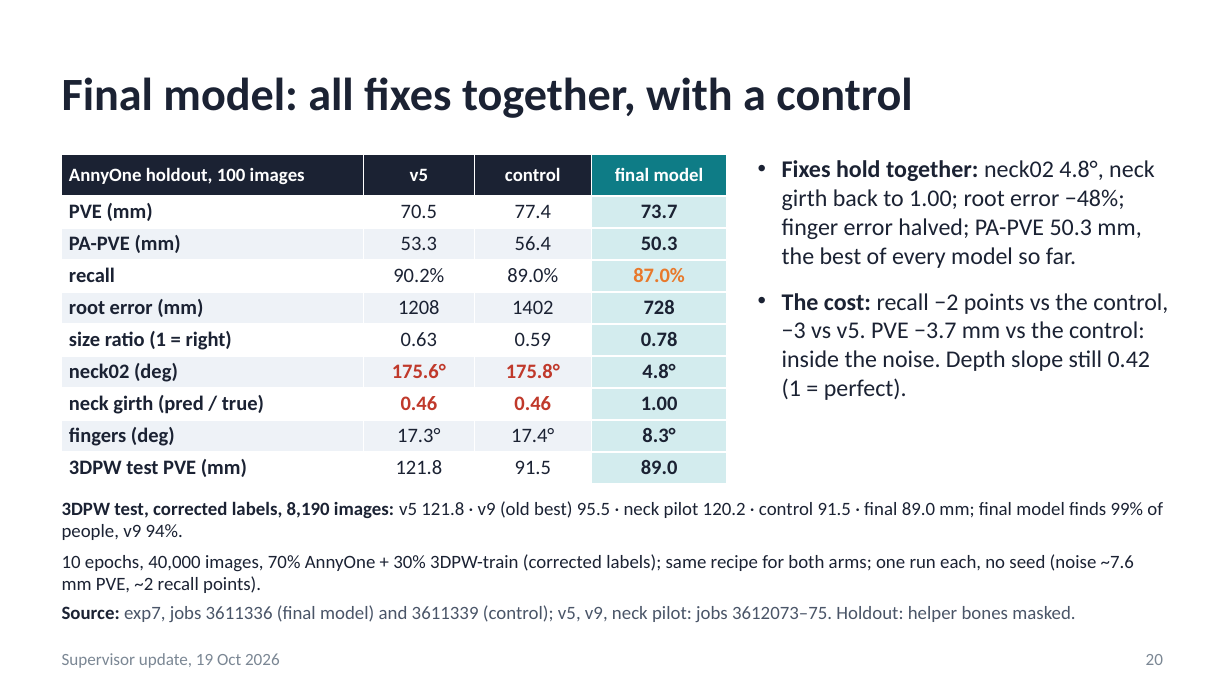
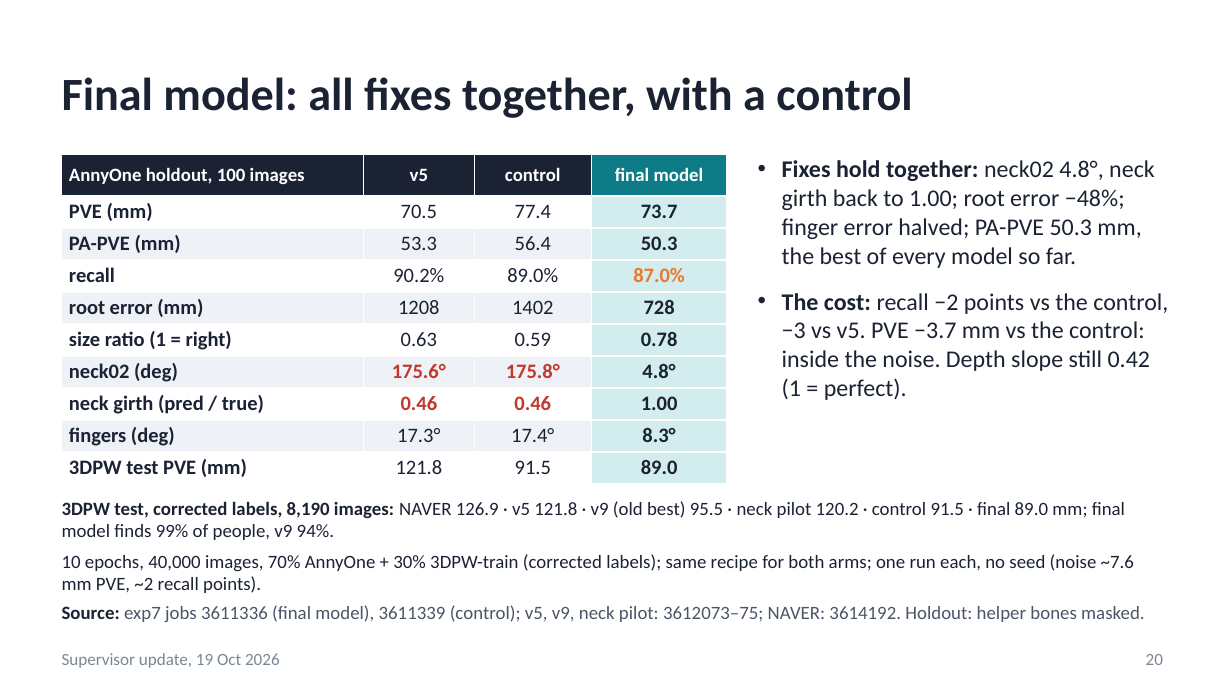
Before and after one commit to saadnajib/Multi-Person-Whole-Body-Human-Mesh-Recovery-in-a-Single-Shot-with-Annyone-dataset-and-3dpw-dataset, a slide deck: slide 20 of docs/supervisor_update_2026-10-19.pptx. Drawn at 1232x693 pixels with LibreOffice and Linux fonts; fonts in the diff are those of the drawing. Boxes give left, top, right and bottom in pixels: in the first picture for what was removed or moved away, otherwise in the second. Text is boxed around its words. In the diff, an @@ line names an element or a change of style, - is before the commit and + after.

```diff
--- a/docs/supervisor_update_2026-10-19.pptx
+++ b/docs/supervisor_update_2026-10-19.pptx
@@ text at <box>62,501,1125,540</box>: text changed @@
-3DPW test, corrected labels, 8,190 images: v5 121.8 · v9 (old best) 95.5 · neck pilot 120.2 · control 91.5 · final 89.0 mm; final model finds 99% of people, v9 94%.
+3DPW test, corrected labels, 8,190 images: NAVER 126.9 · v5 121.8 · v9 (old best) 95.5 · neck pilot 120.2 · control 91.5 · final 89.0 mm; final model finds 99% of people, v9 94%.
@@ text at <box>62,605,1144,622</box>: text changed @@
-Source: exp7, jobs 3611336 (final model) and 3611339 (control); v5, v9, neck pilot: jobs 3612073–75. Holdout: helper bones masked.
+Source: exp7 jobs 3611336 (final model), 3611339 (control); v5, v9, neck pilot: 3612073–75; NAVER: 3614192. Holdout: helper bones masked.
```
Also in this commit, not shown: 5 other slides changed, 6 other files.
